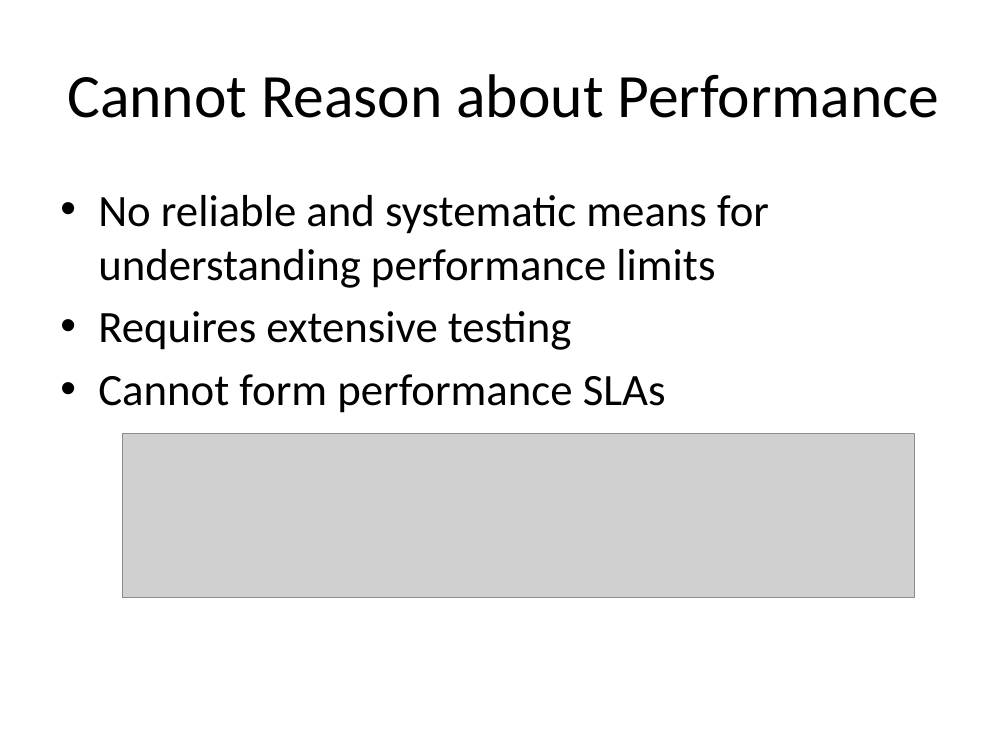
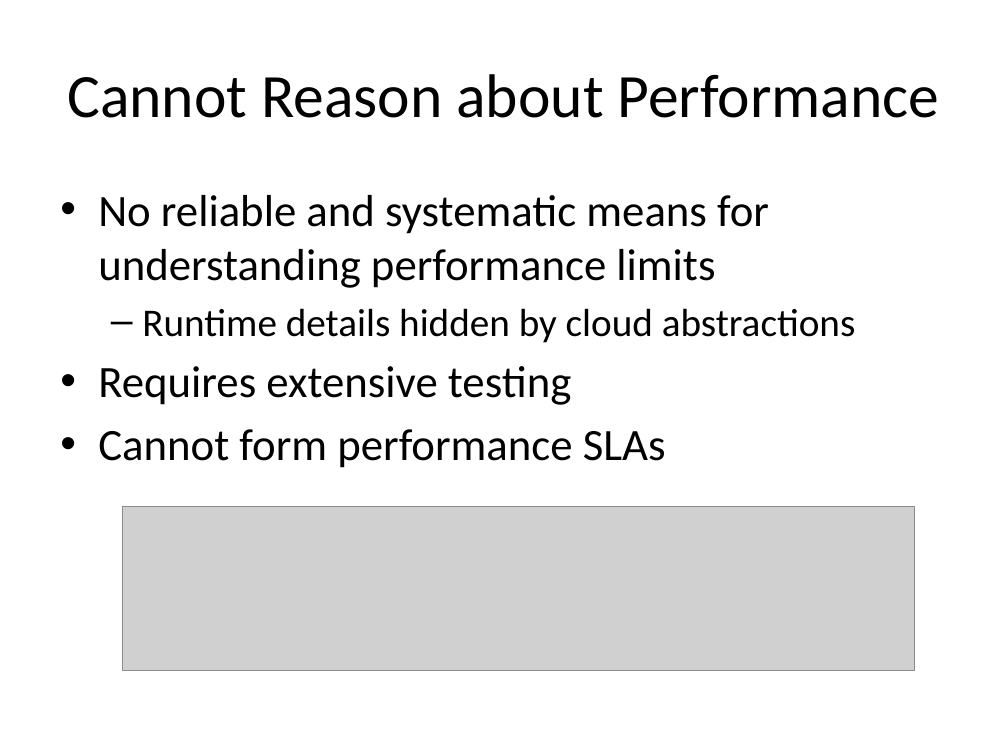
Before and after one commit to Dithn/eager-appscale, a slide deck: slide 10 of Eager/elk-experiment/appserver/system_design.pptx. Drawn at 1008x756 pixels with LibreOffice and Linux fonts; fonts in the diff are those of the drawing; grey boxes stand for pictures. Boxes give left, top, right and bottom in pixels: in the first picture for what was removed or moved away, otherwise in the second. Text is boxed around its words. In the diff, an @@ line names an element or a change of style, - is before the commit and + after.

```diff
--- a/Eager/elk-experiment/appserver/system_design.pptx
+++ b/Eager/elk-experiment/appserver/system_design.pptx
@@ text at (142, 308, 856, 343): paragraph added @@
+  – Runtime details hidden by cloud abstractions
@@ picture: place and size @@
-picture at (122, 433, 914, 598)
+picture at (122, 506, 914, 670)
```
Also in this commit, not shown: 7 other slides changed, 2 slides added, 1 slide removed.
